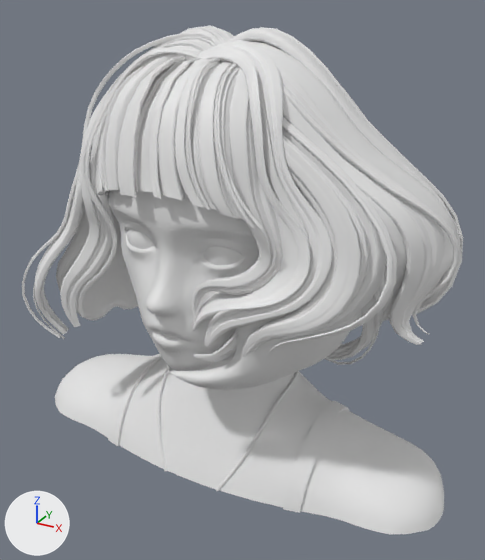
The glTF model assets/girl.glb, before and after one commit.
Both versions are drawn from a 50 mm camera at (1.32, -2.23, 0.69) aimed at (0.02, 0.13, -0.49). Every picture has the same lights, and +X, +Y and +Z are marked at lower left. The first picture is the older version. Where no turn or scale is listed for an object, it has been applied to the vertices. Vertices at exactly the same position are counted once.

Names of what the first picture shows: 'face_lambert1_0', 'hair_big_chunk_lambert1_0', 'hair_small_chunk_lambert1_0', 'hair_strands_lambert1_0', 'necklace_lambert1_0', 'pSphere1_lambert1_0', 'polySurface1_lambert1_0', 'shirt_bands_lambert1_0', 'transparent_shirt_lambert1_0'.
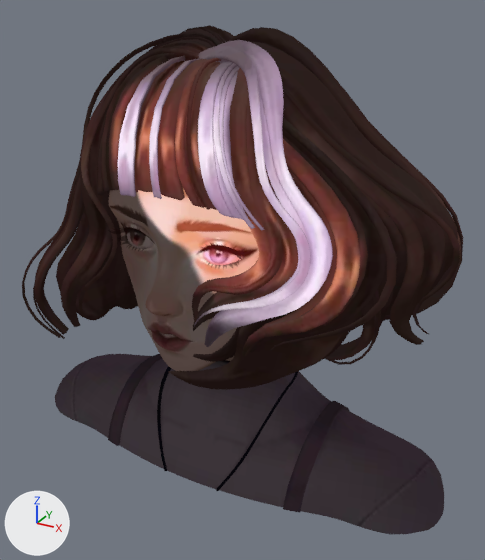
Pixel boxes (x1, y1, x2, y2) of what changed, in the pictures (485 x 560 px):
'hair_strands_lambert1_0', recoloured, surface changed (white to brown): (22, 25, 463, 365) in both
'transparent_shirt_lambert1_0', recoloured, surface changed (white to black): (55, 354, 444, 534) in both
'face_lambert1_0', recoloured (white to beige): (109, 186, 259, 371) in both
'hair_big_chunk_lambert1_0', recoloured: (56, 41, 458, 390) in both
'shirt_bands_lambert1_0', recoloured: (108, 354, 350, 513) in both
'hair_small_chunk_lambert1_0', recoloured, surface changed: (193, 186, 298, 331) in both
'pSphere1_lambert1_0', recoloured, surface changed (white to pink): (127, 229, 242, 265) in both
'necklace_lambert1_0', recoloured, surface changed: (157, 366, 298, 491) in both
'pPlane2_eyelashes_0', added: after (110, 226, 242, 259)
'pPlane3_eyelashes_0', added: after (118, 235, 239, 268)
'polySurface1_lambert1_0', recoloured, surface changed: (163, 334, 175, 337) in both

The change in detail:
Picture 'Image_0' (img_image_0) is new.
Picture 'Image_1' (img_image_1) is new.
Material 'lambert1' (mat_lambert1) is new.
Uses the picture img_image_0.
Material 'eyelashes' (mat_eyelashes) is new.
Uses the picture img_image_1.
me_face_lambert1_0 has 6408 vertices, 12680 faces and spans x -0.99..0.99, y -0.47..0.47, z -0.8..0.8.
me_face_lambert1_0 gains material mat_lambert1.
me_hair_strands_lambert1_0 has 45248 vertices, 90348 faces and spans x -0.87..0.87, y -0.67..0.67, z -0.68..0.68.
me_hair_strands_lambert1_0 is used by ob_hair_strands_lambert1_0; location (0.067, 0.194, -0.127).
me_hair_strands_lambert1_0 part 1: texture (UV) coordinates changed.
me_hair_strands_lambert1_0 gains material mat_lambert1.
me_shirt_bands_lambert1_0 has 198 vertices, 290 faces and spans x -0.507..0.507, y -0.313..0.313, z -0.139..0.139.
me_shirt_bands_lambert1_0 gains material mat_lambert1.
me_hair_big_chunk_lambert1_0 has 2205 vertices, 4340 faces and spans x -0.79..0.79, y -0.62..0.62, z -0.64..0.64.
me_hair_big_chunk_lambert1_0 gains material mat_lambert1.
me_hair_small_chunk_lambert1_0 has 378 vertices, 734 faces and spans x -0.205..0.205, y -0.141..0.141, z -0.274..0.274.
me_hair_small_chunk_lambert1_0 is used by ob_hair_small_chunk_lambert1_0; location (0.316, -0.281, -0.187).
me_hair_small_chunk_lambert1_0 part 2: texture (UV) coordinates changed.
me_hair_small_chunk_lambert1_0 gains material mat_lambert1.
me_transparent_shirt_lambert1_0 has 888 vertices, 1644 faces and spans x -1.01..1.01, y -0.37..0.37, z -0.24..0.24.
me_transparent_shirt_lambert1_0 is used by ob_transparent_shirt_lambert1_0; location (0.0, 0.068, -1.03).
me_transparent_shirt_lambert1_0 part 3: texture (UV) coordinates changed.
me_transparent_shirt_lambert1_0 gains material mat_lambert1.
me_polysurface1_lambert1_0 has 19 vertices, 17 faces and spans x -0.0598..0.0598, y -0.0128..0.0128, z -0.0089..0.0089.
me_polysurface1_lambert1_0 is used by ob_polysurface1_lambert1_0; location (0.0, -0.411, -0.499).
me_polysurface1_lambert1_0 part 4: texture (UV) coordinates changed.
me_polysurface1_lambert1_0 gains material mat_lambert1.
me_necklace_lambert1_0 has 873 vertices, 1728 faces and spans x -0.291..0.291, y -0.348..0.348, z -0.184..0.184.
me_necklace_lambert1_0 is used by ob_necklace_lambert1_0; location (0.0, 0.041, -1.087).
me_necklace_lambert1_0 part 5: texture (UV) coordinates changed.
me_necklace_lambert1_0 gains material mat_lambert1.
me_psphere1_lambert1_0 has 462 vertices, 800 faces and spans x -0.271..0.271, y -0.051..0.051, z -0.039..0.039.
me_psphere1_lambert1_0 is used by ob_psphere1_lambert1_0; location (0.0, -0.296, -0.179).
me_psphere1_lambert1_0 part 6: texture (UV) coordinates changed.
me_psphere1_lambert1_0 gains material mat_lambert1.
Mesh me_pplane3_eyelashes_0 is new.
It has 132 vertices, 200 faces and spans x -0.27..0.27, y -0.038..0.038, z -0.023..0.023.
It uses material mat_eyelashes.
Mesh me_pplane2_eyelashes_0 is new.
It has 132 vertices, 200 faces and spans x -0.301..0.301, y -0.044..0.043, z -0.034..0.034.
It uses material mat_eyelashes.
Object 'pPlane3_eyelashes_0' (ob_pplane3_eyelashes_0) is new; it shows me_pplane3_eyelashes_0.
Its location is (0.0, -0.332, -0.207).
Object 'pPlane2_eyelashes_0' (ob_pplane2_eyelashes_0) is new; it shows me_pplane2_eyelashes_0.
Its location is (0.002, -0.332, -0.149).
